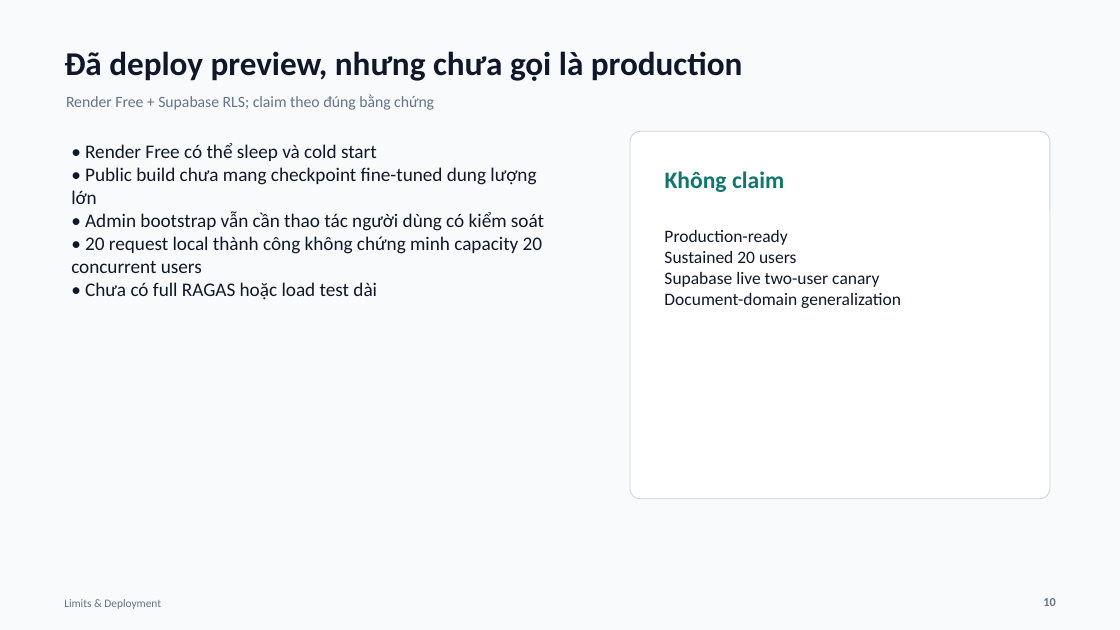
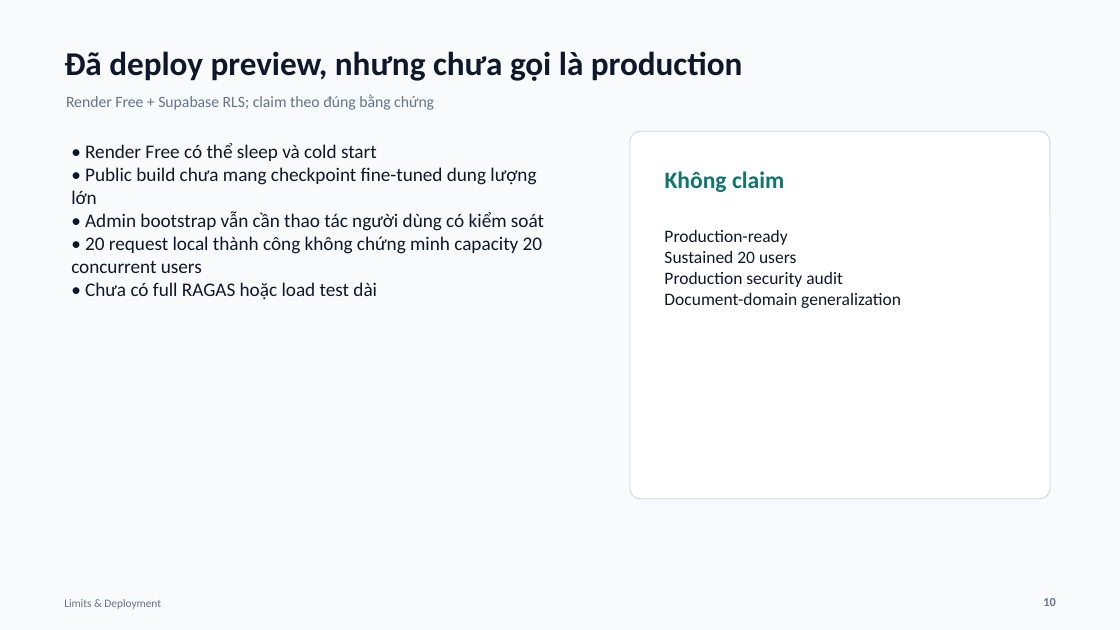
Before and after one commit to Phantom-1023/Hybrid-Chunking-for-Vietnamese-Enterprise-RAG, a slide deck: slide 10 of CAPSTONE_OS/04_OUTPUT/slides/RAG_ENTERPRISE_FINAL_DEFENSE.pptx. Drawn at 1120x630 pixels with LibreOffice and Linux fonts; fonts in the diff are those of the drawing. Boxes give left, top, right and bottom in pixels: in the first picture for what was removed or moved away, otherwise in the second. Text is boxed around its words. In the diff, an @@ line names an element or a change of style, - is before the commit and + after.

Commit message:
docs(evidence): record live RLS privacy canary

```diff
--- a/CAPSTONE_OS/04_OUTPUT/slides/RAG_ENTERPRISE_FINAL_DEFENSE.pptx
+++ b/CAPSTONE_OS/04_OUTPUT/slides/RAG_ENTERPRISE_FINAL_DEFENSE.pptx
@@ text at <box>664,272,843,287</box>: text changed @@
-Supabase live two-user canary
+Production security audit
```
Also in this commit, not shown: 2 other slides changed, 10 other files.
